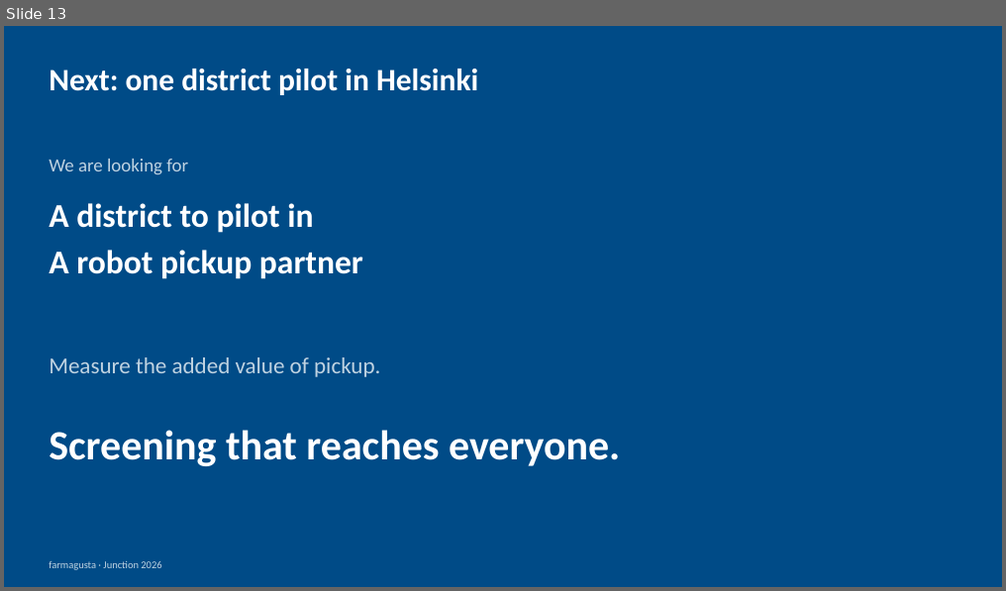
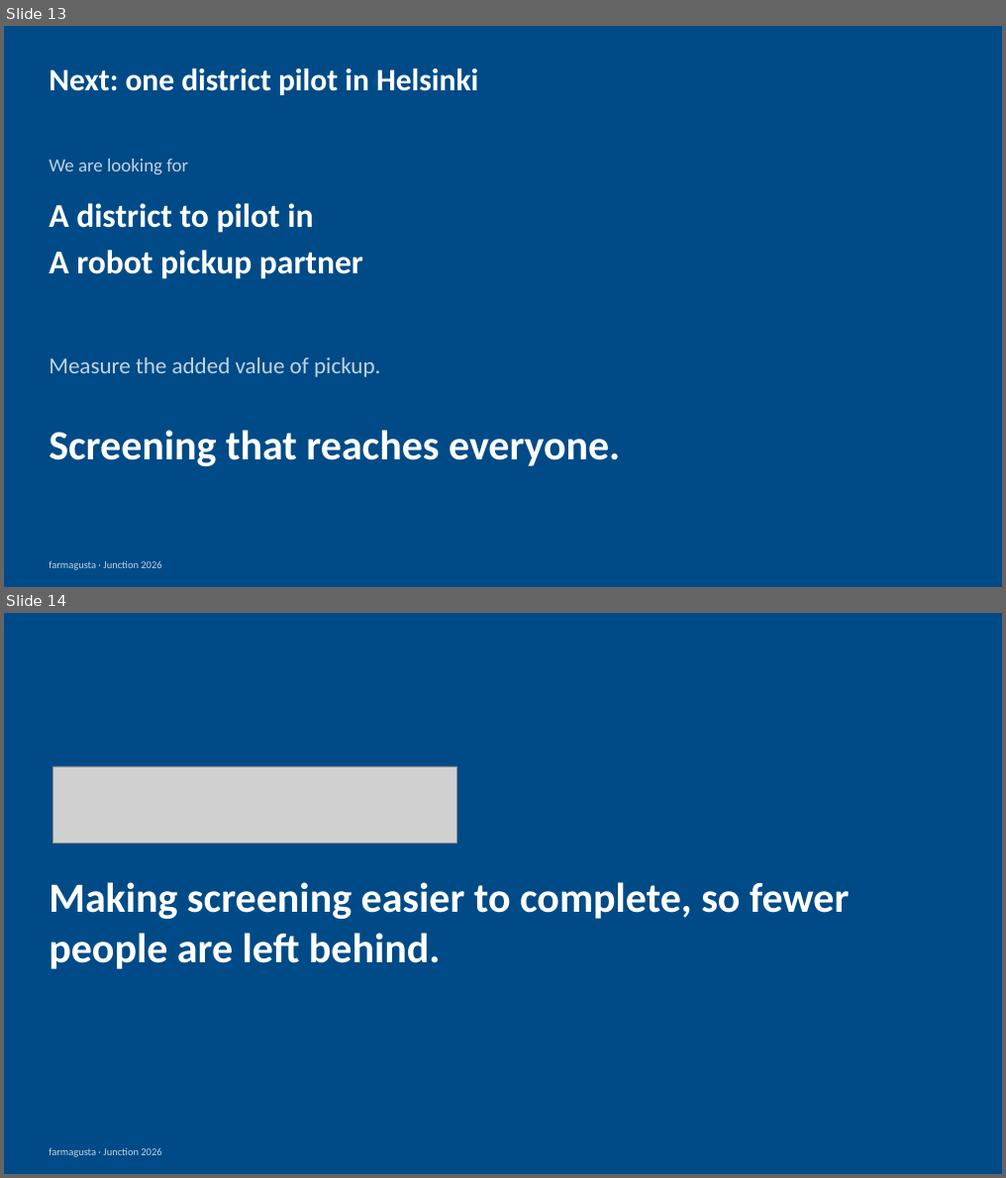
Before and after one commit to rromppanen/junction26, a slide deck: docs/pitch/farmagusta-screening-attendance.pptx. Shown one above the other, each under a label of ours: slide 13 before the commit, slides 13 and 14 after it. The pictures are 1006x591 and 1006x1178 pixels, drawn with LibreOffice and Linux fonts; fonts in the diff are those of the drawing; grey boxes stand for pictures. Boxes give left, top, right and bottom in pixels: in the first picture for what was removed or moved away, otherwise in the second. Text is boxed around its words. In the diff, an @@ line names an element or a change of style, - is before the commit and + after.

```diff
--- a/docs/pitch/farmagusta-screening-attendance.pptx
+++ b/docs/pitch/farmagusta-screening-attendance.pptx
@@ slide 14 added at (x1=4, y1=613, x2=1002, y2=1174), background #004B87; not listed: 1 template element that a slide beside it also shows @@
@@ picture added at (x1=53, y1=766, x2=456, y2=844) @@
@@ text added at (x1=49, y1=882, x2=848, y2=969), 40 pt, text #FFFFFF, bold @@
+Making screening easier to complete, so fewer people are left behind.
```
